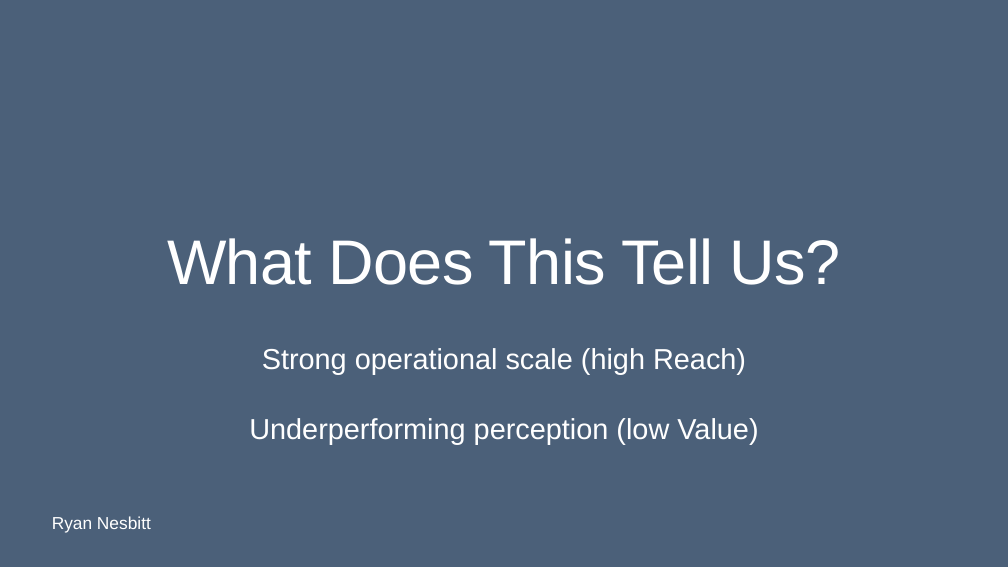
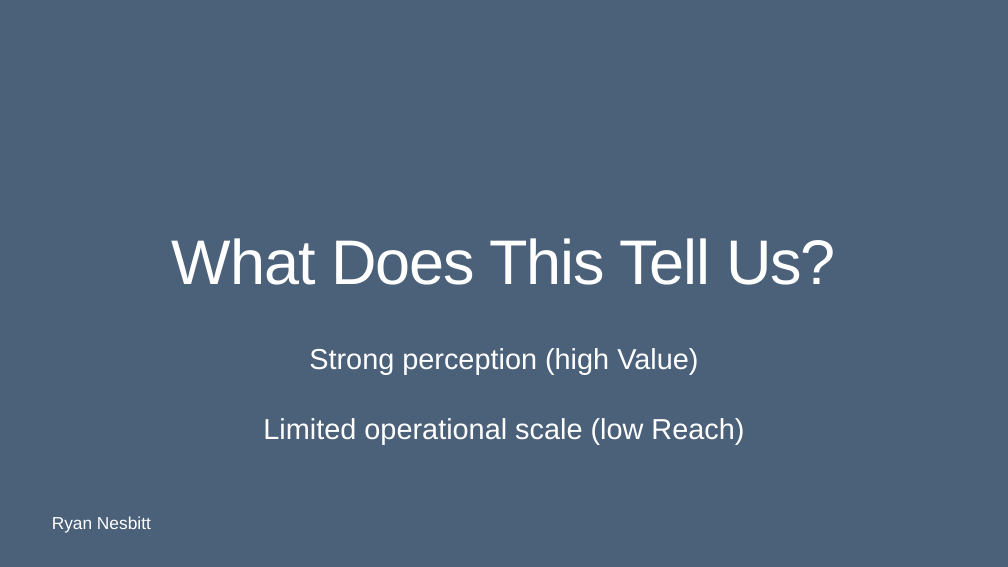
Before and after one commit to rmnesbitt/Competitive-Positioning-Matrix, a slide deck: slide 6 of executive_presentation.pptx. Drawn at 1008x567 pixels with LibreOffice and Linux fonts; fonts in the diff are those of the drawing. Boxes give left, top, right and bottom in pixels: in the first picture for what was removed or moved away, otherwise in the second. Text is boxed around its words. In the diff, an @@ line names an element or a change of style, - is before the commit and + after.

```diff
--- a/executive_presentation.pptx
+++ b/executive_presentation.pptx
@@ title "What Does This Tell Us?" at [172, 238, 836, 285]: letter spacing -1.2 to -2 pt @@
@@ text at [263, 348, 744, 444]: text changed @@
-Strong operational scale (high Reach)
-Underperforming perception (low Value)
+Strong perception (high Value)
+Limited operational scale (low Reach)
```
Also in this commit, not shown: 6 other slides changed.
